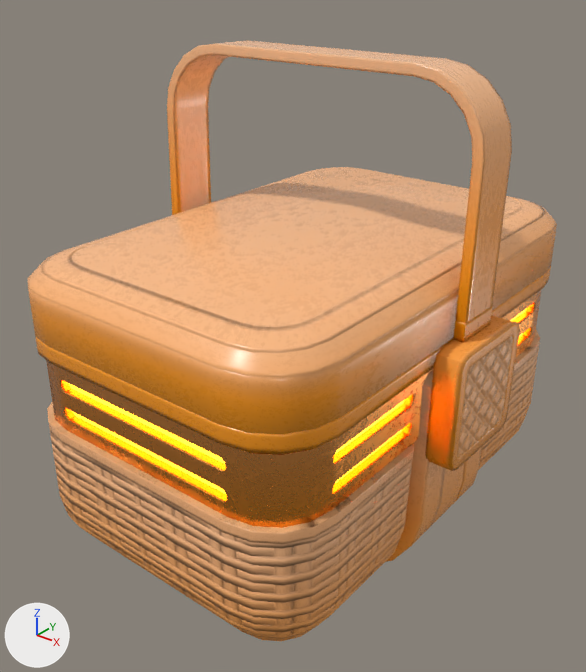
What one commit did to the glTF model public/resources/models/treasure/basket_c.gltf.
One viewpoint serves both versions: a 50 mm camera at (0.788, -1.047, 0.96) aimed at (-0.001, -0.061, 0.348). Every picture has the same lights, and +X, +Y and +Z are marked at lower left. Where no turn or scale is listed for an object, it has been applied to the vertices. Vertices at the same position are counted once.

Before the edit, the objects in view are built like this:
```python
ob_basket_c = bpy.data.objects.new('basket_c', me_cube_006)
ob_basket_c.location = (0.0, 0.0, 0.0)
ob_basket_c_001 = bpy.data.objects.new('basket_c.001', me_cube_003)
ob_basket_c_001.parent = ob_basket_c
ob_basket_c_001.location = (0.0, 0.0, 0.451)
ob_basket_c_002 = bpy.data.objects.new('basket_c.002', me_cube_004)
ob_basket_c_002.parent = ob_basket_c
ob_basket_c_002.location = (0.0, 0.0, 0.324)
ob_basket_c_002.rotation_euler = (-0.0203, 0.0, 0.0)  # degrees (-1.2, 0, 0)
```
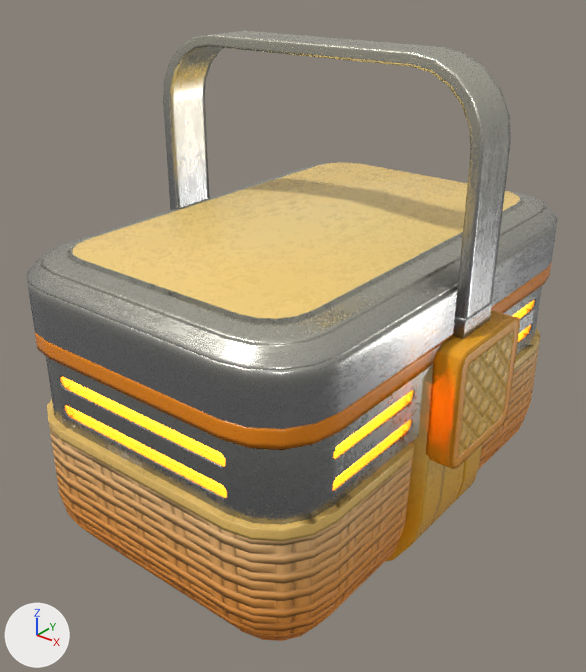
Changed parts and their boxes (x1, y1, x2, y2) in the pictures (586 x 672 px):
'basket_c.001', surface changed, rescaled (orange to grey): before (27, 167, 557, 454); after (27, 162, 558, 449)
'basket_c', surface changed, rescaled: before (46, 289, 542, 641); after (46, 286, 542, 641)
'basket_c.002', surface changed, rescaled, turned: before (167, 40, 520, 471); after (163, 31, 520, 469)
part 2 of me_cube_004, surface changed (orange to brown): (426, 322, 520, 469) in both
part 3 of me_cube_004, recoloured (orange to white): before (167, 40, 512, 343); after (163, 31, 511, 339)
part 4 of me_cube_003, surface changed: before (36, 167, 551, 454); after (35, 162, 552, 449)
part 5 of me_cube_003, recoloured (orange to grey): before (27, 168, 557, 434); after (27, 163, 558, 429)

The change, as a diff of the scene's bpy script:
```diff
--- a/public/resources/models/treasure/basket_c.gltf.py
+++ b/public/resources/models/treasure/basket_c.gltf.py
@@ img_btln_trimcolor_b @@
+img_btln_trimcolor_b = load_image('BTLN_TrimColor_B', 'BTLN_TrimColor_B.png', 512, 512, 'sRGB')
@@ mat_mat_outfit_wicker @@
 n4 = _N.new('ShaderNodeTexImage'); n4.name = 'Image Texture'
-n4.image = img_tex_outfit_aa
+n4.image = img_btln_trimcolor_b
 n5 = _N.new('ShaderNodeNormalMap'); n5.name = 'Normal Map'
@@ mat_mat_outfit_plastic @@
 n4 = _N.new('ShaderNodeTexImage'); n4.name = 'Image Texture'
-n4.image = img_tex_outfit_aa
+n4.image = img_btln_trimcolor_b
 n5 = _N.new('ShaderNodeMath'); n5.name = 'Math'
@@ mat_mat_outfit_metal_a @@
 n4 = _N.new('ShaderNodeTexImage'); n4.name = 'Image Texture'
-n4.image = img_tex_outfit_aa
+n4.image = img_btln_trimcolor_b
 n5 = _N.new('ShaderNodeMath'); n5.name = 'Math'
@@ me_cube_006 @@
 me_cube_006.from_pydata(...)  # 796 vertices, 1564 faces; spans x -0.295..0.295, y -0.429..0.429, z -0.006..0.435
 # used by ob_basket_c; location = (0.0, 0.0, 0.0)
+# me_cube_006 part 1: texture (UV) coordinates of 1564 of 1564 faces, centred in x -0.295..0.295, y -0.429..0.429, z -0.006..0.435, changed; they spanned u 0.3..0.36, v 0.6..0.84 and now span u 0.11..0.82, v 0.6..0.84
 me_cube_006.materials.append(mat_mat_outfit_wicker)
@@ me_cube_003 @@
 me_cube_003.from_pydata(...)  # 170 vertices, 336 faces; spans x -0.284..0.284, y -0.429..0.429, z -0.062..0.096
 # used by ob_basket_c_001; parent = ob_basket_c; location = (0.0, 0.0, 0.451)
+# me_cube_003 part 4: 336 kept faces spanning x -0.284..0.284, y -0.429..0.429, z -0.062..0.096 get new texture (UV) coordinates
+# me_cube_003 part 5: 144 faces spanning x -0.284..0.284, y -0.429..0.429, z -0.033..0.08 switch from mat_mat_outfit_plastic to mat_mat_outfit_metal_a
@@ me_cube_004 @@
 me_cube_004.from_pydata(...)  # 184 vertices, 352 faces; spans x -0.335..0.335, y -0.098..0.098, z -0.098..0.486
 # used by ob_basket_c_002; parent = ob_basket_c; location = (0.0, 0.0, 0.324); rotation_euler = (-0.0203, 0.0, 0.0), in degrees (-1.2, 0, 0)
+# me_cube_004 part 2: 352 kept faces spanning x -0.335..0.335, y -0.098..0.098, z -0.098..0.486 get new texture (UV) coordinates
+# me_cube_004 part 3: 192 faces spanning x -0.308..0.308, y -0.043..0.043, z 0.098..0.486 switch from mat_mat_outfit_plastic to mat_mat_outfit_metal_a
@@ ob_basket_c @@
 ob_basket_c.location = (0.0, 0.0, 0.0)
+ob_basket_c.scale = (1.0, 1.0, 1.02)
@@ ob_basket_c_002 @@
 ob_basket_c_002.location = (0.0, 0.0, 0.324)
-ob_basket_c_002.rotation_euler = (-0.0203, 0.0, 0.0)  # degrees (-1.2, 0, 0)
```
